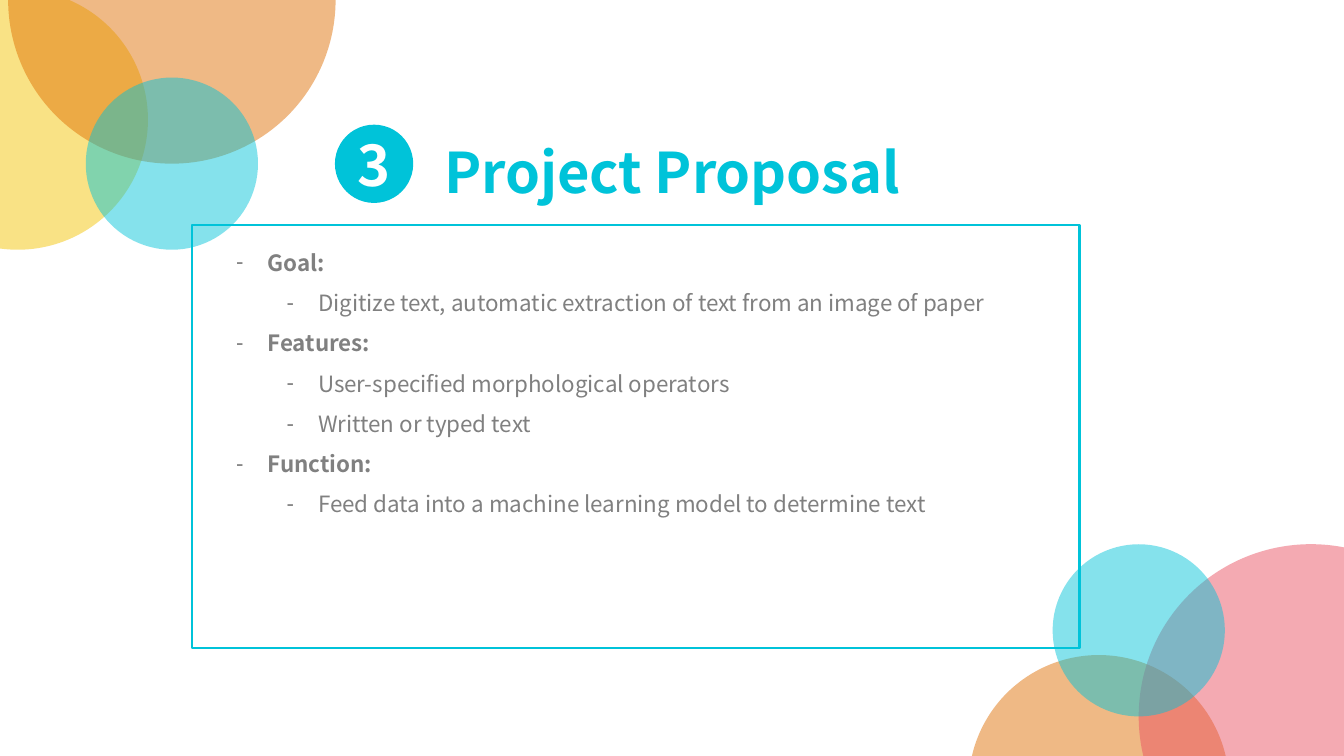
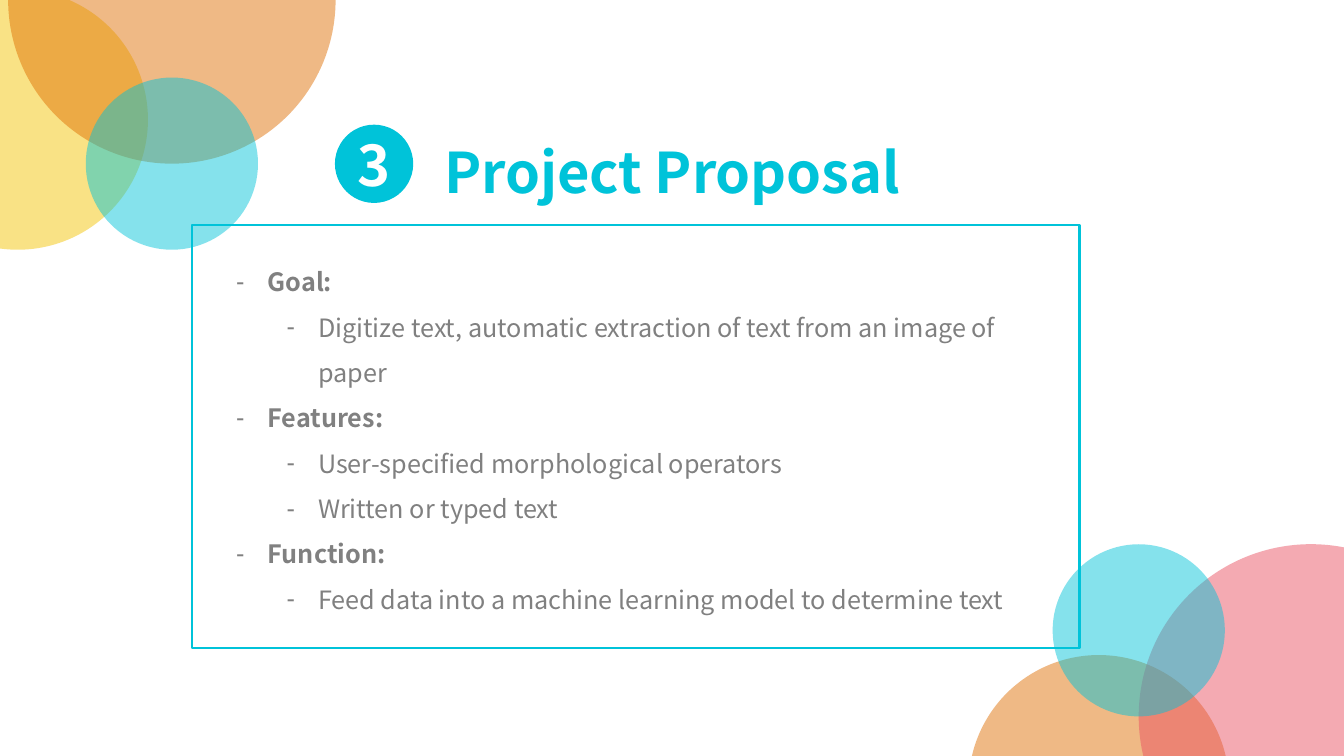
Before and after one commit to aclouie89/DIP_final_project, a slide deck: slide 6 of _resources/presentation/DIP - Project Proposal.pptx. Drawn at 1344x756 pixels with LibreOffice and Linux fonts; fonts in the diff are those of the drawing; background and template pictures are left out. Boxes give left, top, right and bottom in pixels: in the first picture for what was removed or moved away, otherwise in the second. Text is boxed around its words. In the diff, an @@ line names an element or a change of style, - is before the commit and + after.

```diff
--- a/_resources/presentation/DIP - Project Proposal.pptx
+++ b/_resources/presentation/DIP - Project Proposal.pptx
@@ text "Goal:": place and size @@
-text "Goal:" at box(268, 253, 984, 518)
+text "Goal:" at box(268, 271, 1003, 615)
@@ text "Goal:" at box(268, 271, 1003, 615): size 16 to 18 pt @@
```
Also in this commit, not shown: 4 other slides changed.
